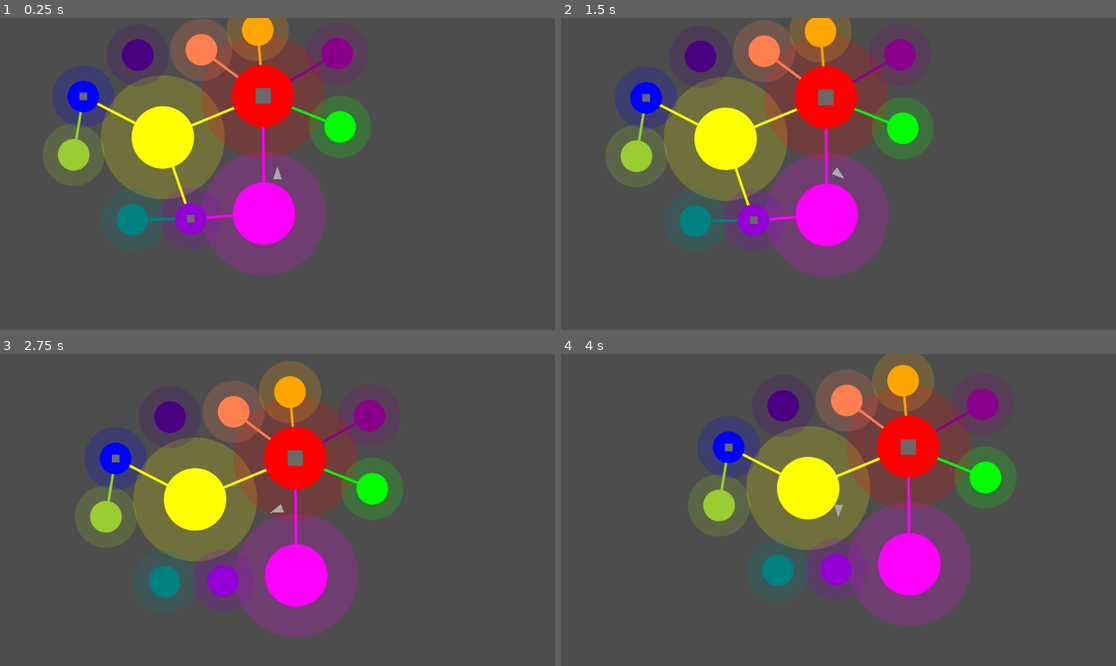
Above: before the commit, frames 1-4 (two rows, left to right).
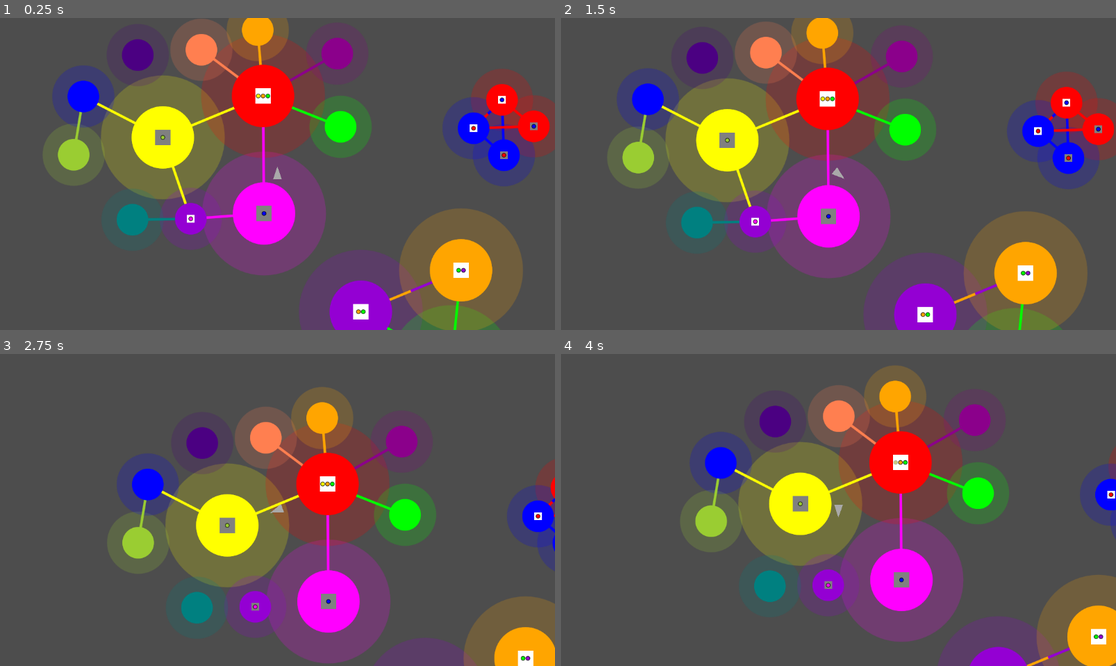
Above: after the commit, the same moments.

Repository: mchannell/harmonices-mundi
Game: Godot game, scene res://test_level.tscn
The game is run twice, just before and just after one commit, with the same random seed, the same clock (stepped at 60 frames per second) and the same inputs.
Inputs:
- Up to frame 1 (0.25 s): no input
- Up to frame 2 (1.5 s): tap Enter at 0.5 s; hold Right (turn_right) 0.53-1.28 s; hold Keypad 1 (a) 0.53-1.28 s; tap Keypad 3 (b) at 0.8, 1.35 s; hold S (move_back) from 1.28 s (still down)
- Up to frame 3 (2.75 s): tap Keypad 4 (c) at 1.55 s; release S (move_back) at 2.03 s; hold Right (turn_right) from 2.03 s (still down); hold Keypad 4 (c) from 2.03 s (still down); tap Keypad 6 (d) at 2.3 s
- Up to frame 4 (4 s): release Right (turn_right) at 2.78 s; release Keypad 4 (c) at 2.78 s; hold W (move_forward) 2.78-3.53 s; tap Keypad 6 (d) at 2.85 s; tap Keypad 8 (e) at 3.05 s; hold Left (turn_left) from 3.53 s (still down); hold Keypad 8 (e) from 3.53 s (still down); tap Keypad 7 (eb) at 3.8 s

The runs differ from the first frame. In frame 1, 17% of the frame differs, in the area x 14-100%, y 16-100%; in frame 2, 20%; in frame 3, 39%, in the area x 13-100%, y 2-100%; in frame 4, 28%.

Commit message:
small changes

Diff:
--- a/planet.gd
+++ b/planet.gd
@@ -6,16 +6,15 @@
 @export var is_active: bool
 @export var activation_sequence: Array[Types.Pitch]
 var activation_sequence_index: int = 0
-var planet_container
-var atmosphere_container
+var planet_container = Node2D.new()
+var atmosphere_container = Node2D.new()
 var rect_container
+var sequence_container: Array[Node2D]
 
 func _draw() -> void:
 	#global_position = global_position.snapped(Vector2(32,32))
 	z_index = 1
-	atmosphere_container = Node2D.new()
 	atmosphere_container.z_index = -1
-	planet_container = Node2D.new()
 	#planet_container.z_index = 1
 	var atmosphere_color = Types.pitch_to_color(root)
 	atmosphere_color.a = .2
@@ -29,33 +28,69 @@
 	get_node("StaticBody2D").get_node("CollisionShape2D").shape.radius = radius
 	var rect = Rect2(-Vector2(radius/4, radius/4), Vector2(radius/2,radius/2))
 	rect_container = Node2D.new()
-	rect_container.draw.connect(_draw_rect.bind(rect_container, rect, Color.DIM_GRAY))
-	#rect_container.z_index = 2
+	rect_container.draw.connect(_draw_rect.bind(rect_container, rect, Color.WHITE))
+	if !is_active:
+		rect_container.modulate = Color(0.5,0.5,0.5,1)
 	add_child(rect_container)
+	if !activation_sequence.size() > 0:
+		rect_container.visible = false
+	for pitch_ind in activation_sequence.size():
+		var new_node = Node2D.new()
+		sequence_container.append(new_node)
+		new_node.draw.connect(_draw_circle.bind(new_node, Types.pitch_to_color(activation_sequence[pitch_ind]), 3, 1))
+		add_child(new_node)
+		new_node.position = Vector2(pitch_ind * 10 - (activation_sequence.size()-1) * 5, 0)
+		#if !is_active:
+			#new_node.modulate = Color(1,1,1,0.3)
 
 func _ready() -> void:
 	#global_position = global_position.snapped(Vector2(32,32))
 	add_to_group("Planets")
 
-func _draw_circle(node: Node2D, color: Color, radius: int) -> void:
+func _draw_circle(node: Node2D, color: Color, radius: int, border_radius: int = 0) -> void:
+	if border_radius > 0:
+		node.draw_circle(Vector2.ZERO, radius+border_radius, Color.BLACK, true, -1.0, true)
 	node.draw_circle(Vector2.ZERO, radius, color, true, -1.0, true)
 
 func _draw_rect(node: Node2D, rect: Rect2, color: Color) -> void:
-	if is_active:
-		node.draw_rect(rect, color)
+	node.draw_rect(rect, color)
 
 func respond_to_sound(pitch: Types.Pitch) -> void:
 	if activation_sequence_index < activation_sequence.size() and activation_sequence[activation_sequence_index] != pitch:
+		#if is_active:
+		for node in sequence_container:
+			node.modulate = Color(1,1,1,1)
+		#else:
+			#for node in sequence_container:
+				#node.modulate = Color(1,1,1,0.3)
 		activation_sequence_index = 0
 		return
 	if activation_sequence_index == activation_sequence.size() - 1:
+		if is_active:
+			rect_container.modulate = Color(0.5,0.5,0.5,1)
+		else:
+			rect_container.modulate = Color(1,1,1,1)
+		#if is_active:
+			#sequence_container[activation_sequence_index].modulate = Color(1,1,1,0.3)
+		#else:
+			#sequence_container[activation_sequence_index].modulate = Color(1,1,1,1)
+		for node in sequence_container:
+			node.modulate = Color(1,1,1,1)
 		is_active = !is_active
 		activation_sequence_index = 0
-		planet_container.queue_free()
-		atmosphere_container.queue_free()
-		rect_container.queue_free()
-		queue_redraw()
+		#rect_container.visible = !rect_container.visible
+		#for node in sequence_container:
+			#node.visible = !node.visible
+		#planet_container.queue_free()
+		#atmosphere_container.queue_free()
+		#rect_container.queue_free()
+		#queue_redraw()
 		return
 	if activation_sequence_index < activation_sequence.size():
+		#if is_active:
+		sequence_container[activation_sequence_index].modulate = Color(1,1,1,0.3)
 		activation_sequence_index += 1
+		#else:
+			#sequence_container[activation_sequence_index].modulate = Color(1,1,1,1)
+			#activation_sequence_index += 1
 		return
--- a/planet.tscn
+++ b/planet.tscn
@@ -8,8 +8,6 @@
 [node name="Planet" type="Node2D"]
 z_index = 1
 script = ExtResource("1_1odxm")
-is_active = null
-activation_sequence = null
 
 [node name="StaticBody2D" type="StaticBody2D" parent="."]
 
--- a/ship.gd
+++ b/ship.gd
@@ -1,7 +1,7 @@
 extends CharacterBody2D
 
-const ACCELERATION = 500
-const MAX_SPEED = 10000
+const ACCELERATION = 1000
+const MAX_SPEED = 50000
 const TURN_SPEED = 3
 
 func _ready() -> void:
--- a/string.gd
+++ b/string.gd
@@ -3,23 +3,33 @@
 var root: Types.Pitch
 var planet1: Node2D
 var planet2: Node2D
+var half_sized: bool
 var area = Area2D.new()
 var collision_shape = CollisionShape2D.new()
+var line_container: Node2D
 
 func _ready() -> void:
 	collision_shape.shape = SegmentShape2D.new()
-	collision_shape.shape.a = planet1.position
-	collision_shape.shape.b = planet2.position
 	add_child(area)
 	area.add_child(collision_shape)
 	add_to_group("Strings")
 	area.body_entered.connect(_on_area_2d_body_entered)
 
 func _draw() -> void:
-	draw_line(planet1.position, planet2.position, Types.pitch_to_color(root), 4, true)
+	if line_container:
+		line_container.queue_free()
+	line_container = Node2D.new()
+	var new_position1 = planet1.position
+	var new_position2 = planet2.position
+	if half_sized:
+		new_position2 = Vector2((planet2.position.x+planet1.position.x)/2, (planet2.position.y+planet1.position.y)/2)
+	collision_shape.shape.a = new_position1
+	collision_shape.shape.b = new_position2
+	line_container.draw.connect(_draw_line.bind(line_container, Types.pitch_to_color(root), new_position1, new_position2))
+	add_child(line_container)
 
-func _process(delta: float) -> void:
-	pass
+func _draw_line(node: Node2D, color: Color, position1: Vector2, position2: Vector2):
+	node.draw_line(position1, position2, color, 4, true)
 
 func _on_area_2d_body_entered(body: Node2D) -> void:
 	if body.is_in_group("Ship"):
--- a/string_orchestrator.gd
+++ b/string_orchestrator.gd
@@ -34,6 +34,16 @@
 	new_string.root = planet2.root
 	new_string.planet1 = planet1
 	new_string.planet2 = planet2
+	for m_str in strings:
+		print_debug("m str planet 1: ", m_str.planet1)
+		print_debug("m str planet 2: ", m_str.planet2)
+		print_debug("new string planet 1: ", new_string.planet1)
+		print_debug("new string planet 2: ", new_string.planet1)
+		if m_str.planet1 == new_string.planet2 and m_str.planet2 == new_string.planet1:
+			print_debug("got it")
+			new_string.half_sized = true
+			m_str.half_sized = true
+			m_str.queue_redraw()
 	strings.append(new_string)
 	get_parent().add_child.call_deferred(new_string)
 
@@ -48,8 +58,10 @@
 					if m_str.planet1 == planet:
 						strings.erase(m_str)
 						m_str.queue_free()
+					if m_str.planet2 == planet:
+						m_str.half_sized = false
+						m_str.queue_redraw()
 			else:
 				for planet2 in planets:
 					if planet2 != planet and planet2.atmosphere_radius + planet.atmosphere_radius >= planet.position.distance_to(planet2.position):
 						create_string(planet,planet2)
-	pass
--- a/test_level.tscn
+++ b/test_level.tscn
@@ -26,35 +26,31 @@
 atmosphere_radius = 128
 root = 1
 is_active = true
-activation_sequence = Array[int]([4])
+activation_sequence = Array[int]([4, 3, 6])
 
 [node name="Planet4" parent="." instance=ExtResource("2_1c2mv")]
 position = Vector2(416, 64)
 radius = 32
 atmosphere_radius = 64
 root = 2
-activation_sequence = null
 
 [node name="Planet5" parent="." instance=ExtResource("2_1c2mv")]
 position = Vector2(533, 23)
 radius = 32
 atmosphere_radius = 64
 root = 3
-activation_sequence = null
 
 [node name="Planet6" parent="." instance=ExtResource("2_1c2mv")]
 position = Vector2(151, 282)
 radius = 32
 atmosphere_radius = 64
 root = 5
-activation_sequence = null
 
 [node name="Planet7" parent="." instance=ExtResource("2_1c2mv")]
 position = Vector2(698, 72)
 radius = 32
 atmosphere_radius = 64
 root = 11
-activation_sequence = null
 
 [node name="Planet8" parent="." instance=ExtResource("2_1c2mv")]
 position = Vector2(394, 415)
@@ -69,7 +65,6 @@
 radius = 32
 atmosphere_radius = 64
 root = 9
-activation_sequence = null
 
 [node name="Planet10" parent="." instance=ExtResource("2_1c2mv")]
 position = Vector2(171, 161)
@@ -77,21 +72,71 @@
 atmosphere_radius = 64
 root = 8
 is_active = true
-activation_sequence = null
 
 [node name="Planet11" parent="." instance=ExtResource("2_1c2mv")]
 position = Vector2(273, 417)
 radius = 32
 atmosphere_radius = 64
 root = 7
-activation_sequence = null
 
 [node name="Planet12" parent="." instance=ExtResource("2_1c2mv")]
-position = Vector2(704, 224)
+position = Vector2(705, 224)
 radius = 32
 atmosphere_radius = 64
 root = 6
-activation_sequence = null
+
+[node name="Planet13" parent="." instance=ExtResource("2_1c2mv")]
+position = Vector2(1040, 168)
+radius = 32
+atmosphere_radius = 64
+root = 1
+is_active = true
+activation_sequence = Array[int]([8])
+
+[node name="Planet14" parent="." instance=ExtResource("2_1c2mv")]
+position = Vector2(981, 227)
+radius = 32
+atmosphere_radius = 64
+root = 8
+is_active = true
+activation_sequence = Array[int]([1])
+
+[node name="Planet15" parent="." instance=ExtResource("2_1c2mv")]
+position = Vector2(1106, 223)
+radius = 32
+atmosphere_radius = 64
+root = 1
+activation_sequence = Array[int]([8])
+
+[node name="Planet16" parent="." instance=ExtResource("2_1c2mv")]
+position = Vector2(1044, 283)
+radius = 32
+atmosphere_radius = 64
+root = 8
+activation_sequence = Array[int]([1])
+
+[node name="Planet17" parent="." instance=ExtResource("2_1c2mv")]
+position = Vector2(747, 608)
+radius = 64
+atmosphere_radius = 128
+root = 10
+is_active = true
+activation_sequence = Array[int]([3, 6])
+
+[node name="Planet18" parent="." instance=ExtResource("2_1c2mv")]
+position = Vector2(934, 723)
+radius = 64
+atmosphere_radius = 128
+root = 6
+activation_sequence = Array[int]([10, 3])
+
+[node name="Planet19" parent="." instance=ExtResource("2_1c2mv")]
+position = Vector2(955, 522)
+radius = 64
+atmosphere_radius = 128
+root = 3
+is_active = true
+activation_sequence = Array[int]([6, 10])
 
 [node name="StringOrchestrator" parent="." instance=ExtResource("3_f7g2b")]
 
--- a/test_level2.tscn
+++ b/test_level2.tscn
@@ -12,206 +12,193 @@
 radius = 16
 atmosphere_radius = 32
 root = 4
-is_active = null
-activation_sequence = null
+activation_sequence = Array[int]([0])
 
 [node name="Planet2" parent="." instance=ExtResource("1_ycpd1")]
 position = Vector2(1033, 711)
 radius = 16
 atmosphere_radius = 32
-is_active = null
-activation_sequence = null
+activation_sequence = Array[int]([0])
 
 [node name="Planet3" parent="." instance=ExtResource("1_ycpd1")]
-position = Vector2(1032, 112)
-radius = 24
-atmosphere_radius = 48
-root = 1
-is_active = null
-activation_sequence = null
+position = Vector2(1032, 111)
+radius = 24
+atmosphere_radius = 48
+root = 1
+is_active = true
+activation_sequence = Array[int]([0])
 
 [node name="Planet4" parent="." instance=ExtResource("1_ycpd1")]
 position = Vector2(1031, 170)
 radius = 16
 atmosphere_radius = 32
 root = 2
-is_active = null
-activation_sequence = null
+activation_sequence = Array[int]([0])
 
 [node name="Planet5" parent="." instance=ExtResource("1_ycpd1")]
 position = Vector2(1034, 227)
 radius = 24
 atmosphere_radius = 48
 root = 3
-is_active = null
-activation_sequence = null
+is_active = true
+activation_sequence = Array[int]([0])
 
 [node name="Planet6" parent="." instance=ExtResource("1_ycpd1")]
 position = Vector2(1032, 341)
 radius = 24
 atmosphere_radius = 48
 root = 5
-is_active = null
-activation_sequence = null
+is_active = true
+activation_sequence = Array[int]([0])
 
 [node name="Planet7" parent="." instance=ExtResource("1_ycpd1")]
 position = Vector2(1032, 666)
 radius = 24
 atmosphere_radius = 48
 root = 11
-is_active = null
-activation_sequence = null
+is_active = true
+activation_sequence = Array[int]([0])
 
 [node name="Planet8" parent="." instance=ExtResource("1_ycpd1")]
 position = Vector2(1031, 614)
 radius = 16
 atmosphere_radius = 32
 root = 10
-is_active = null
-activation_sequence = null
+activation_sequence = Array[int]([0])
 
 [node name="Planet9" parent="." instance=ExtResource("1_ycpd1")]
 position = Vector2(1036, 560)
 radius = 24
 atmosphere_radius = 48
 root = 9
-is_active = null
-activation_sequence = null
+is_active = true
+activation_sequence = Array[int]([0])
 
 [node name="Planet10" parent="." instance=ExtResource("1_ycpd1")]
 position = Vector2(1030, 509)
 radius = 16
 atmosphere_radius = 32
 root = 8
-is_active = null
-activation_sequence = null
+activation_sequence = Array[int]([0])
 
 [node name="Planet11" parent="." instance=ExtResource("1_ycpd1")]
 position = Vector2(1031, 451)
 radius = 24
 atmosphere_radius = 48
 root = 7
-is_active = null
-activation_sequence = null
+is_active = true
+activation_sequence = Array[int]([0])
 
 [node name="Planet12" parent="." instance=ExtResource("1_ycpd1")]
 position = Vector2(1031, 396)
 radius = 16
 atmosphere_radius = 32
 root = 6
-is_active = null
-activation_sequence = null
+activation_sequence = Array[int]([0])
 
 [node name="Planet13" parent="." instance=ExtResource("1_ycpd1")]
 position = Vector2(1093, 289)
 radius = 24
 atmosphere_radius = 48
 root = 4
-is_active = null
-activation_sequence = null
+is_active = true
+activation_sequence = Array[int]([0])
 
 [node name="Planet14" parent="." instance=ExtResource("1_ycpd1")]
 position = Vector2(1095, 710)
 radius = 24
 atmosphere_radius = 48
-is_active = null
-activation_sequence = null
+is_active = true
+activation_sequence = Array[int]([0])
 
 [node name="Planet15" parent="." instance=ExtResource("1_ycpd1")]
 position = Vector2(1094, 111)
 radius = 16
 atmosphere_radius = 32
 root = 1
-is_active = null
-activation_sequence = null
+activation_sequence = Array[int]([0])
 
 [node name="Planet16" parent="." instance=ExtResource("1_ycpd1")]
 position = Vector2(1089, 172)
 radius = 24
 atmosphere_radius = 48
 root = 2
-is_active = null
-activation_sequence = null
+is_active = true
+activation_sequence = Array[int]([0])
 
 [node name="Planet17" parent="." instance=ExtResource("1_ycpd1")]
 position = Vector2(1092, 229)
 radius = 16
 atmosphere_radius = 32
 root = 3
-is_active = null
-activation_sequence = null
+activation_sequence = Array[int]([0])
 
 [node name="Planet18" parent="." instance=ExtResource("1_ycpd1")]
 position = Vector2(1091, 344)
 radius = 16
 atmosphere_radius = 32
 root = 5
-is_active = null
-activation_sequence = null
+activation_sequence = Array[int]([0])
 
 [node name="Planet19" parent="." instance=ExtResource("1_ycpd1")]
 position = Vector2(1094, 665)
 radius = 16
 atmosphere_radius = 32
 root = 11
-is_active = null
-activation_sequence = null
+activation_sequence = Array[int]([0])
 
 [node name="Planet20" parent="." instance=ExtResource("1_ycpd1")]
 position = Vector2(1093, 615)
 radius = 24
 atmosphere_radius = 48
 root = 10
-is_active = null
-activation_sequence = null
+is_active = true
+activation_sequence = Array[int]([0])
 
 [node name="Planet21" parent="." instance=ExtResource("1_ycpd1")]
 position = Vector2(1096, 558)
 radius = 16
 atmosphere_radius = 32
 root = 9
-is_active = null
-activation_sequence = null
+activation_sequence = Array[int]([0])
 
 [node name="Planet22" parent="." instance=ExtResource("1_ycpd1")]
 position = Vector2(1093, 508)
 radius = 24
 atmosphere_radius = 48
 root = 8
-is_active = null
-activation_sequence = null
+is_active = true
+activation_sequence = Array[int]([0])
 
 [node name="Planet23" parent="." instance=ExtResource("1_ycpd1")]
 position = Vector2(1092, 451)
 radius = 16
 atmosphere_radius = 32
 root = 7
-is_active = null
-activation_sequence = null
+activation_sequence = Array[int]([0])
 
 [node name="Planet24" parent="." instance=ExtResource("1_ycpd1")]
 position = Vector2(1093, 397)
 radius = 24
 atmosphere_radius = 48
 root = 6
-is_active = null
-activation_sequence = null
+is_active = true
+activation_sequence = Array[int]([0])
 
 [node name="Planet25" parent="." instance=ExtResource("1_ycpd1")]
 position = Vector2(1032, 764)
 radius = 24
 atmosphere_radius = 48
 root = 1
-is_active = null
-activation_sequence = null
+is_active = true
+activation_sequence = Array[int]([0])
 
 [node name="Planet26" parent="." instance=ExtResource("1_ycpd1")]
 position = Vector2(1094, 763)
 radius = 16
 atmosphere_radius = 32
 root = 1
-is_active = null
-activation_sequence = null
+activation_sequence = Array[int]([0])
 
 [node name="StringOrchestrator" parent="." instance=ExtResource("2_x2dom")]
 position = Vector2(2, 0)
--- a/test_level3.tscn
+++ b/test_level3.tscn
@@ -8,36 +8,33 @@
 [node name="Node2D" type="Node2D"]
 
 [node name="Planet3" parent="." instance=ExtResource("1_ipipv")]
-position = Vector2(654, 99)
+position = Vector2(689, 73)
 radius = 128
 atmosphere_radius = 256
 root = 1
-is_active = null
-activation_sequence = null
+activation_sequence = Array[int]([4])
 
 [node name="Planet22" parent="." instance=ExtResource("1_ipipv")]
-position = Vector2(215, 348)
+position = Vector2(243, 291)
 radius = 128
 atmosphere_radius = 256
 root = 10
-is_active = null
-activation_sequence = null
+activation_sequence = Array[int]([1])
 
 [node name="Planet13" parent="." instance=ExtResource("1_ipipv")]
-position = Vector2(652, 609)
+position = Vector2(660, 560)
 radius = 128
 atmosphere_radius = 256
 root = 4
-is_active = null
-activation_sequence = null
+activation_sequence = Array[int]([10])
 
 [node name="Planet20" parent="." instance=ExtResource("1_ipipv")]
 position = Vector2(498, 357)
 radius = 64
 atmosphere_radius = 128
 root = 7
-is_active = null
-activation_sequence = null
+is_active = true
+activation_sequence = Array[int]([4, 10, 1])
 
 [node name="StringOrchestrator" parent="." instance=ExtResource("2_cko5g")]
 position = Vector2(2, 0)
--- /dev/null
+++ b/test_level4.tscn
@@ -0,0 +1,62 @@
+[gd_scene load_steps=5 format=3 uid="uid://bvfn7277u0m8r"]
+
+[ext_resource type="PackedScene" uid="uid://hmw5pgdasqhi" path="res://planet.tscn" id="1_jqwpm"]
+[ext_resource type="PackedScene" uid="uid://c2wtydfkmjrf4" path="res://string_orchestrator.tscn" id="2_rscck"]
+[ext_resource type="PackedScene" uid="uid://bj4t65uqxhpet" path="res://ship.tscn" id="3_ul4ut"]
+[ext_resource type="PackedScene" uid="uid://cu3ccv4tacph0" path="res://shared_components.tscn" id="4_0qwte"]
+
+[node name="Node2D" type="Node2D"]
+
+[node name="Planet3" parent="." instance=ExtResource("1_jqwpm")]
+position = Vector2(625, 124)
+radius = 128
+atmosphere_radius = 256
+root = 1
+activation_sequence = Array[int]([6])
+
+[node name="Planet4" parent="." instance=ExtResource("1_jqwpm")]
+position = Vector2(842, 562)
+radius = 128
+atmosphere_radius = 256
+root = 3
+is_active = true
+activation_sequence = Array[int]([10])
+
+[node name="Planet5" parent="." instance=ExtResource("1_jqwpm")]
+position = Vector2(-121, 459)
+radius = 128
+atmosphere_radius = 256
+root = 6
+is_active = true
+activation_sequence = Array[int]([10])
+
+[node name="Planet22" parent="." instance=ExtResource("1_jqwpm")]
+position = Vector2(367, 521)
+radius = 128
+atmosphere_radius = 256
+root = 10
+activation_sequence = Array[int]([1, 4])
+
+[node name="Planet13" parent="." instance=ExtResource("1_jqwpm")]
+position = Vector2(114, 887)
+radius = 128
+atmosphere_radius = 256
+root = 4
+activation_sequence = Array[int]([3])
+
+[node name="Planet20" parent="." instance=ExtResource("1_jqwpm")]
+position = Vector2(1201, 300)
+radius = 64
+atmosphere_radius = 128
+root = 7
+is_active = true
+activation_sequence = Array[int]([3, 6])
+
+[node name="StringOrchestrator" parent="." instance=ExtResource("2_rscck")]
+position = Vector2(2, 0)
+
+[node name="Ship" parent="." instance=ExtResource("3_ul4ut")]
+position = Vector2(576, 322)
+
+[node name="SharedComponents" parent="." instance=ExtResource("4_0qwte")]
+position = Vector2(2, 0)
